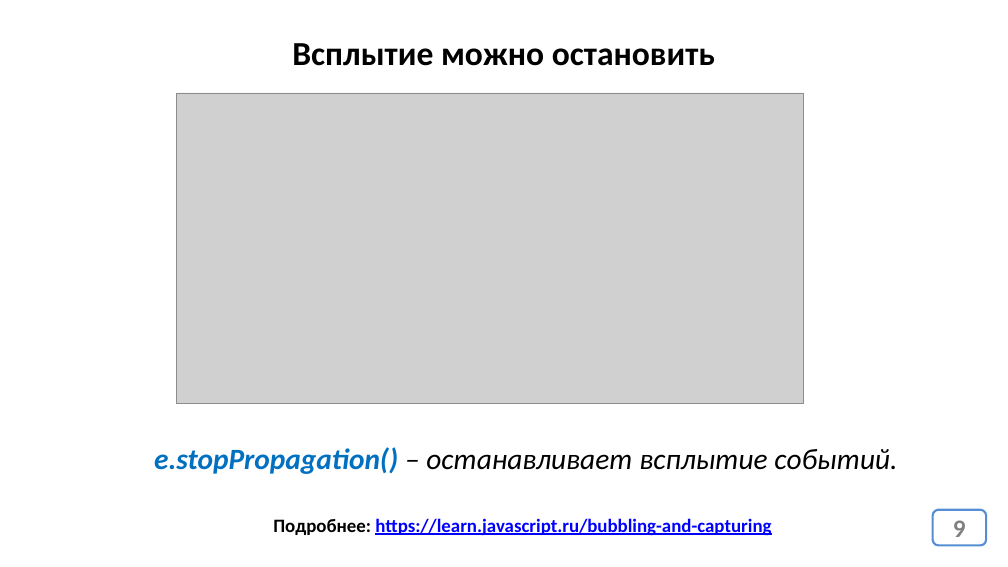
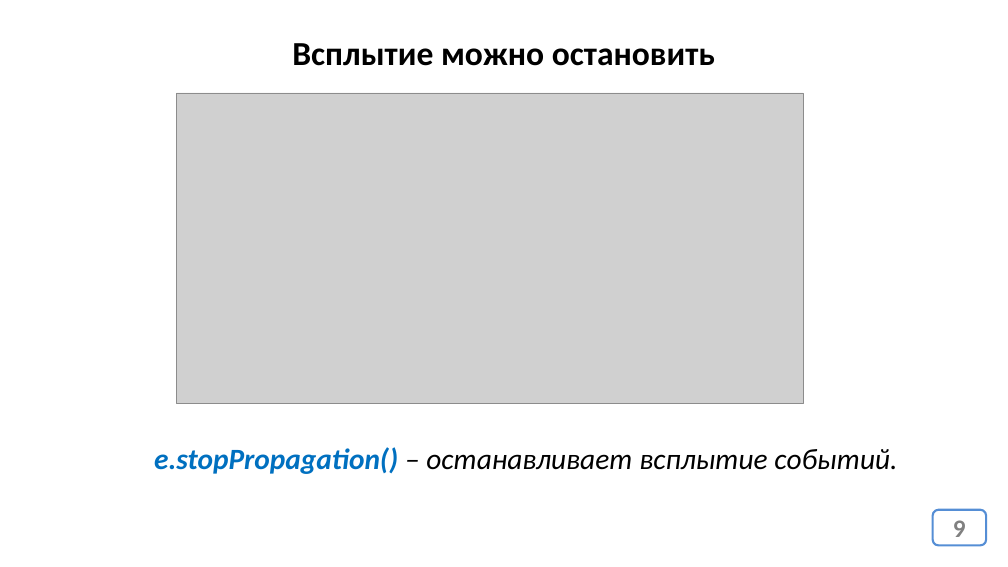
Before and after one commit to js-17-ort-dnipro/lesson10, a slide deck: slide 9 of lesson10.pptx. Drawn at 1008x567 pixels with LibreOffice and Linux fonts; fonts in the diff are those of the drawing; grey boxes stand for pictures. Boxes give left, top, right and bottom in pixels: in the first picture for what was removed or moved away, otherwise in the second. Text is boxed around its words. In the diff, an @@ line names an element or a change of style, - is before the commit and + after.

```diff
--- a/lesson10.pptx
+++ b/lesson10.pptx
@@ text removed at <box>273,518,771,536</box> @@
-Подробнее: https://learn.javascript.ru/bubbling-and-capturing
```
Also in this commit, not shown: 1 other slide changed, 1 other file.
